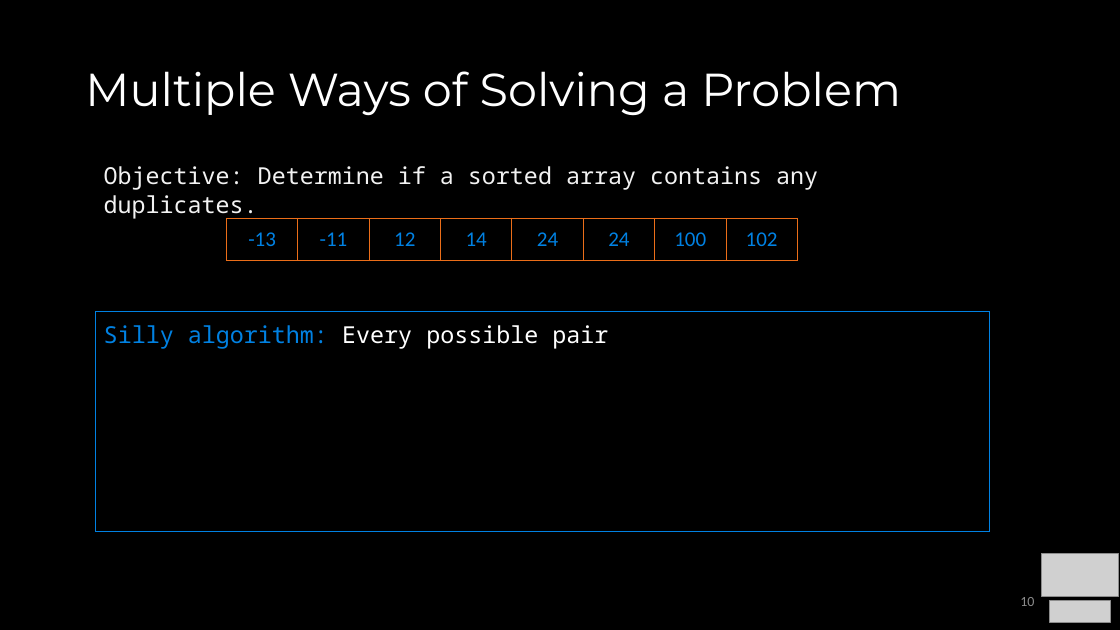
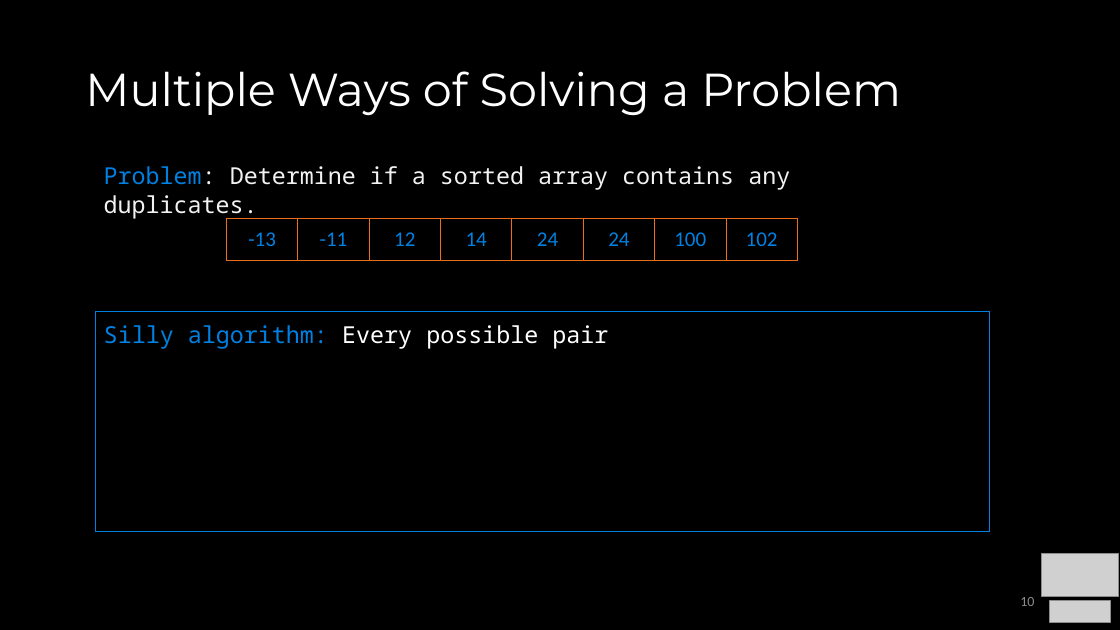
Before and after one commit to COP3530/Instructional-Content, a slide deck: slide 10 of Slides/Slides-PPT/1 - Algorithmic Analysis.pptx. Drawn at 1120x630 pixels with LibreOffice and Linux fonts; fonts in the diff are those of the drawing; grey boxes stand for pictures. Boxes give left, top, right and bottom in pixels: in the first picture for what was removed or moved away, otherwise in the second. Text is boxed around its words. In the diff, an @@ line names an element or a change of style, - is before the commit and + after.

```diff
--- a/Slides/Slides-PPT/1 - Algorithmic Analysis.pptx
+++ b/Slides/Slides-PPT/1 - Algorithmic Analysis.pptx
@@ text at box(104, 166, 790, 219): text changed @@
-Objective: Determine if a sorted array contains any duplicates.
+Problem: Determine if a sorted array contains any duplicates.
```
Also in this commit, not shown: 2 other slides changed, 1 other file.
